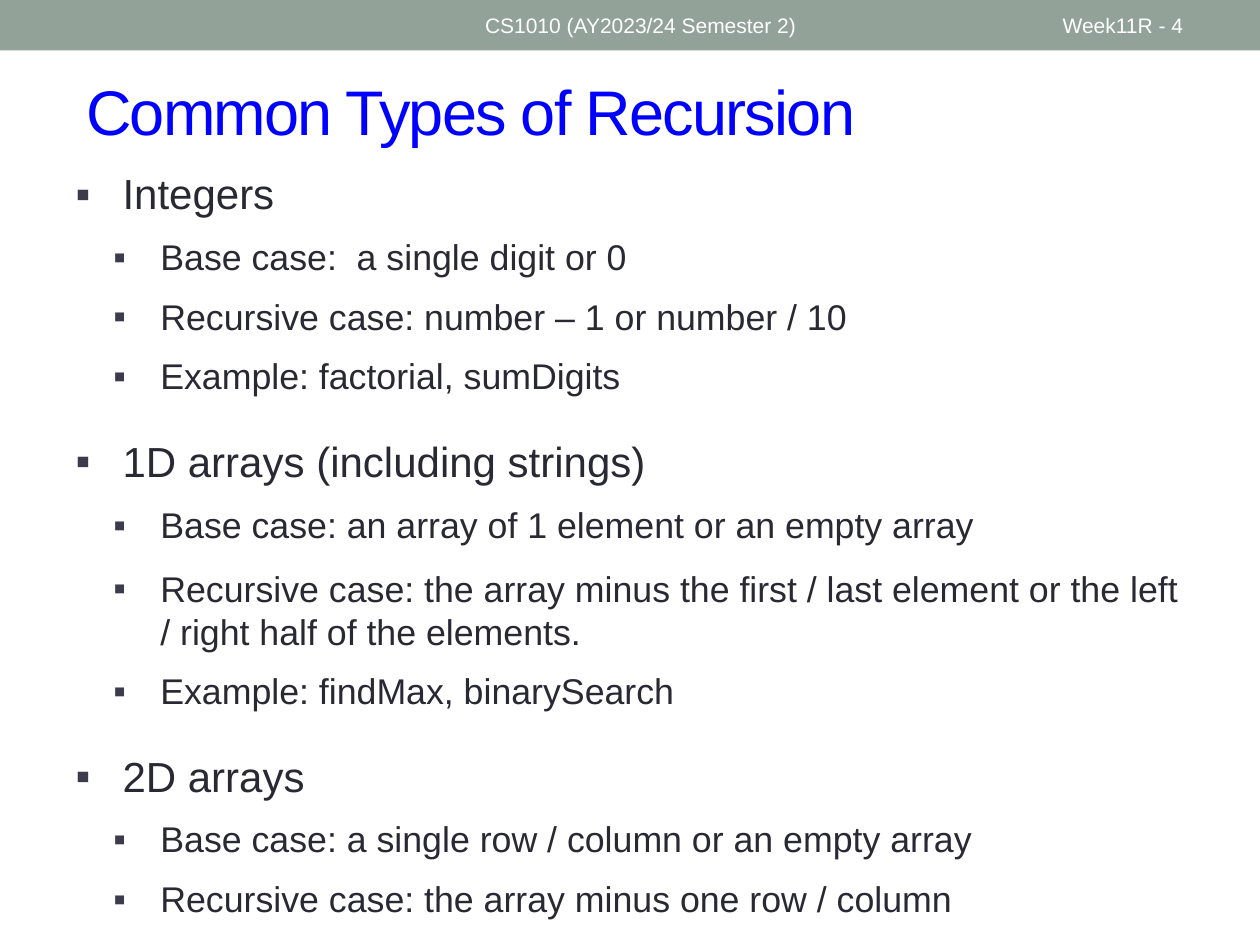
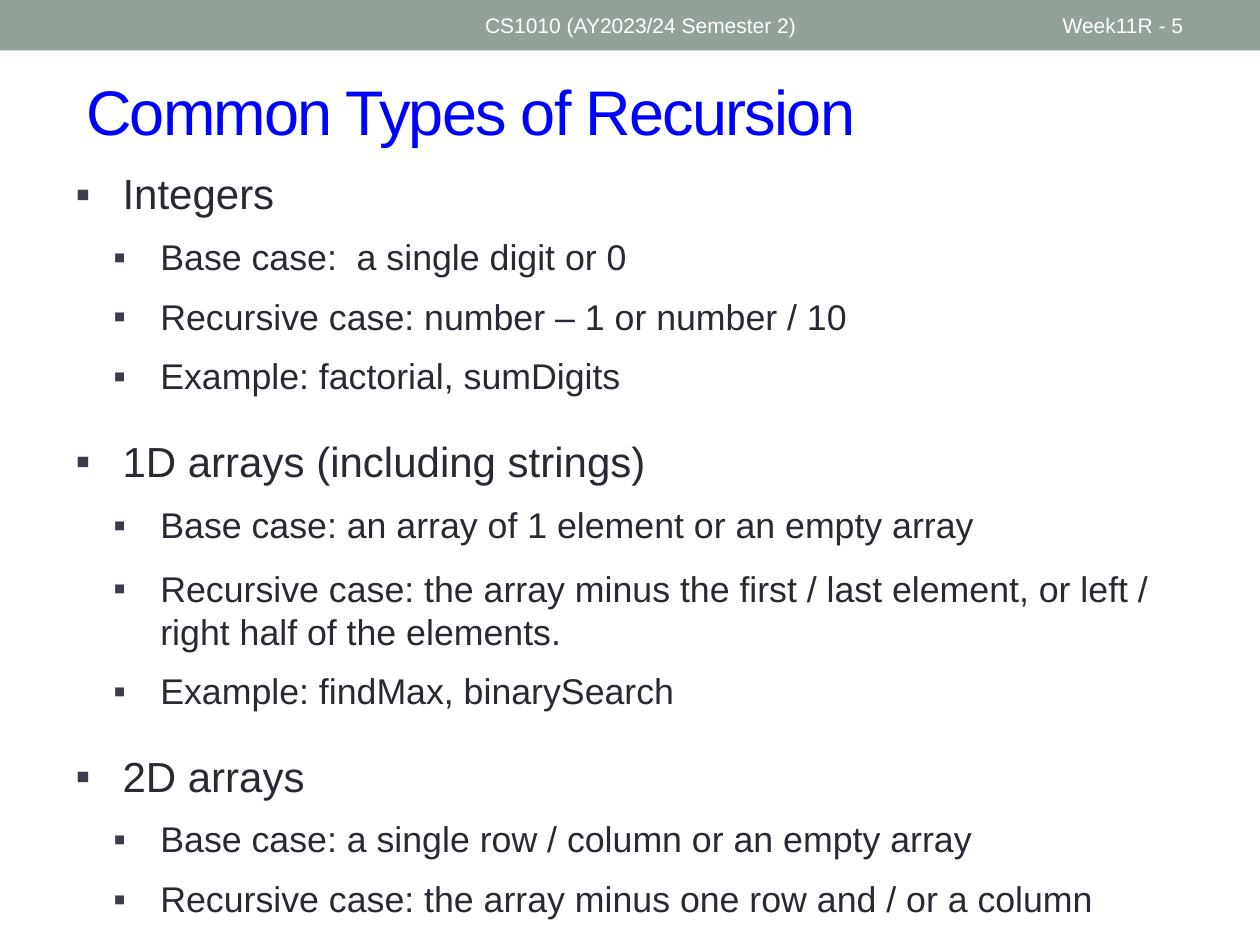
Before and after one commit to nus-cs1010-2425-s2/website, a slide deck: slide 5 of slides/Week11_Recap.pptx (slide 4 before the commit). Drawn at 1260x945 pixels with LibreOffice and Linux fonts; fonts in the diff are those of the drawing. Boxes give left, top, right and bottom in pixels: in the first picture for what was removed or moved away, otherwise in the second. Text is boxed around its words. In the diff, an @@ line names an element or a change of style, - is before the commit and + after.

```diff
--- a/slides/Week11_Recap.pptx
+++ b/slides/Week11_Recap.pptx
@@ page number at (x1=1063, y1=18, x2=1183, y2=33): text changed @@
-Week11R - 4
+Week11R - 5
@@ text at (x1=160, y1=576, x2=1128, y2=652): text changed @@
-  ▪ Recursive case: the array minus the first / last element or the left / right half of the elements.
+  ▪ Recursive case: the array minus the first / last element, or left / right half of the elements.
@@ text at (x1=160, y1=886, x2=1093, y2=919): text changed @@
-  ▪ Recursive case: the array minus one row / column
+  ▪ Recursive case: the array minus one row and / or a column
```
Also in this commit, not shown: 6 other slides changed, 3 slides added, 4 other files.
